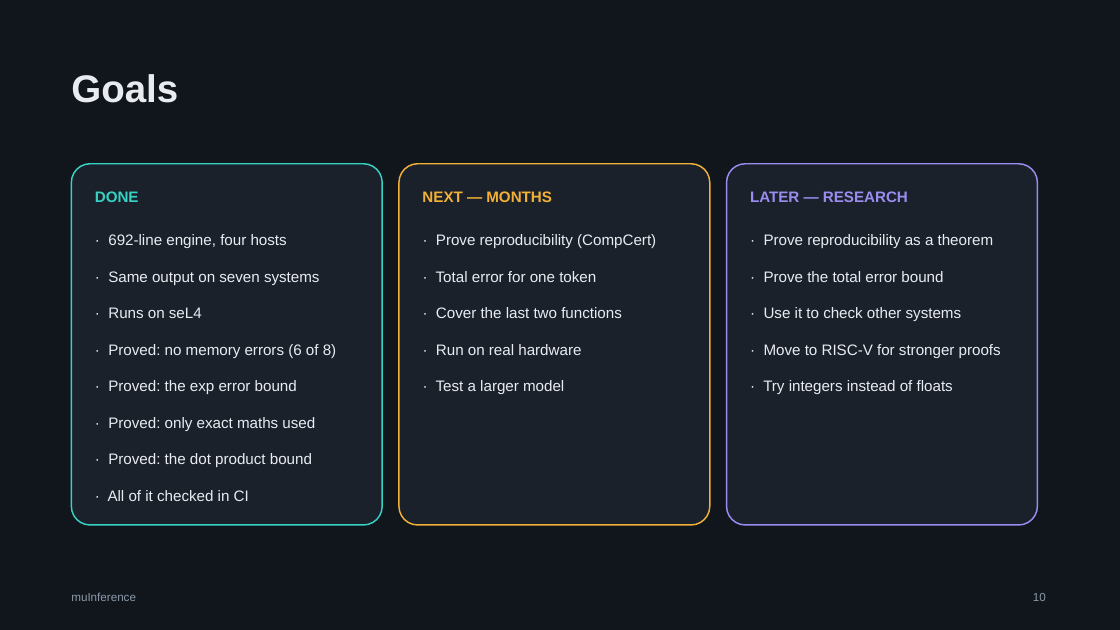
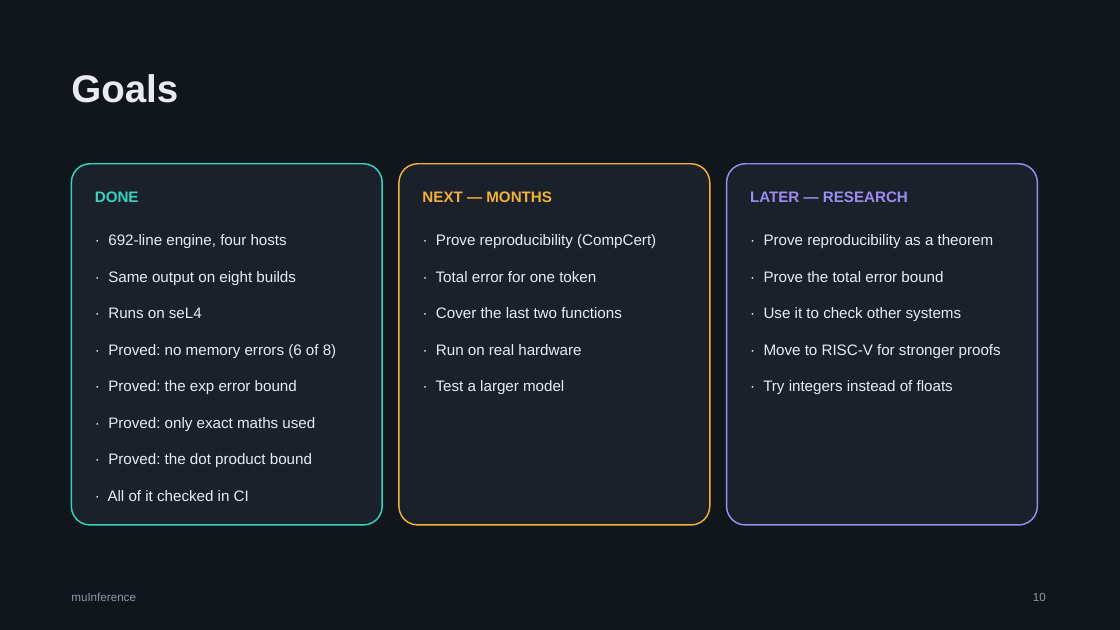
Before and after one commit to luiscosio/muInference, a slide deck: slide 10 of documentation/muinference-deck.pptx. Drawn at 1120x630 pixels with LibreOffice and Linux fonts; fonts in the diff are those of the drawing. Boxes give left, top, right and bottom in pixels: in the first picture for what was removed or moved away, otherwise in the second. Text is boxed around its words. In the diff, an @@ line names an element or a change of style, - is before the commit and + after.

```diff
--- a/documentation/muinference-deck.pptx
+++ b/documentation/muinference-deck.pptx
@@ text at (108, 271, 296, 285): text changed @@
-· Same output on seven systems
+· Same output on eight builds
```
Also in this commit, not shown: 3 other slides changed, 3 other files.
